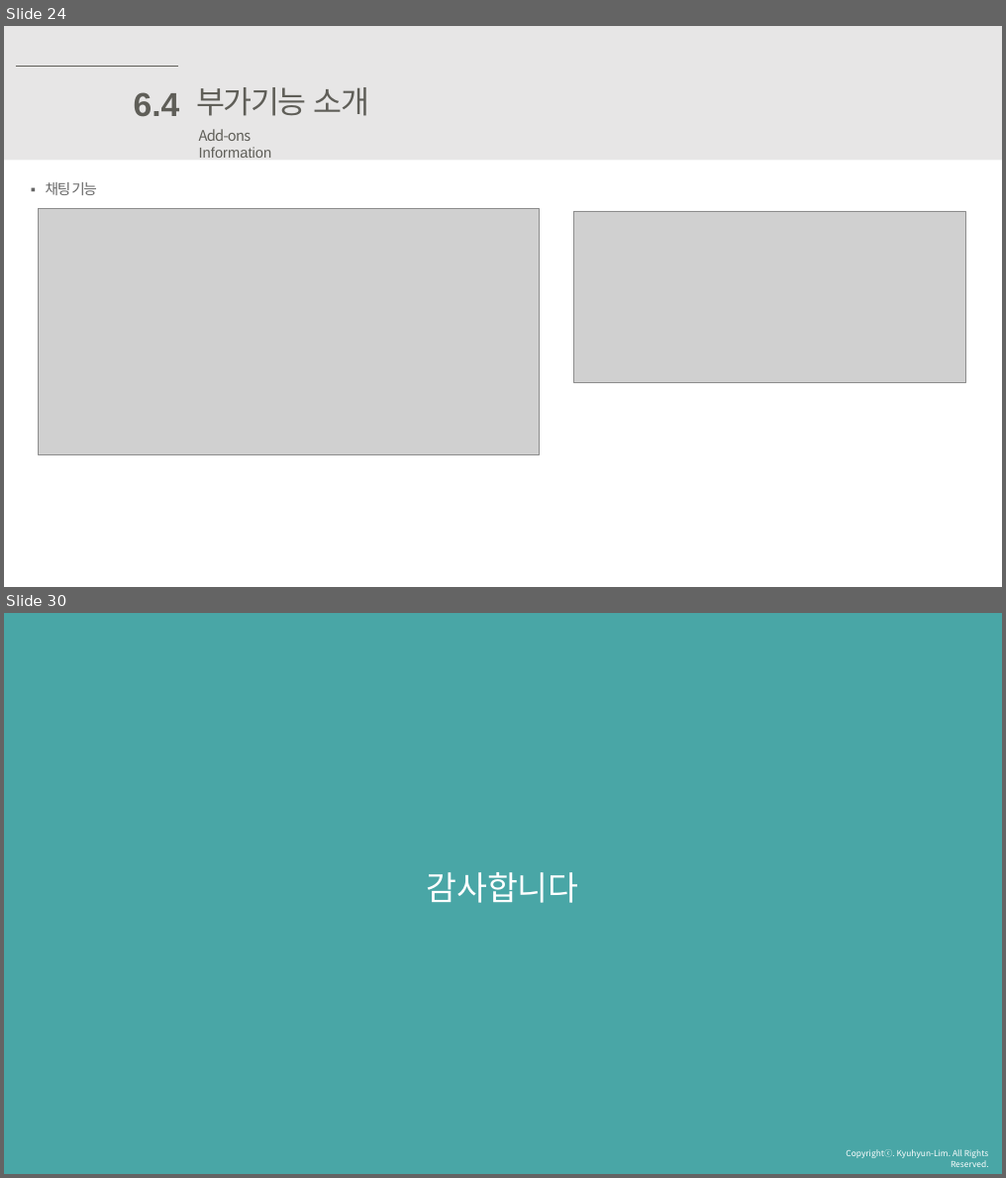
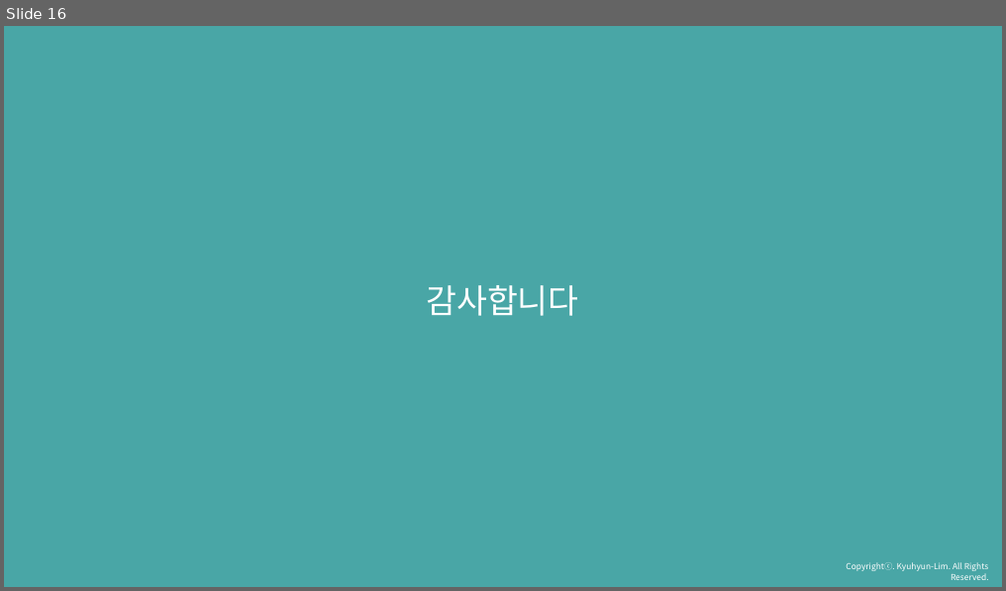
Before and after one commit to thlim008/Web_Project, a slide deck: selfportfolio-2018.pptx. Shown one above the other, each under a label of ours: slides 24 and 30 before the commit, slide 16 after it; the slides between them are not shown. The pictures are 1006x1178 and 1006x591 pixels, drawn with LibreOffice and Linux fonts; fonts in the diff are those of the drawing; grey boxes stand for pictures. Boxes give left, top, right and bottom in pixels: in the first picture for what was removed or moved away, otherwise in the second. Text is boxed around its words. In the diff, an @@ line names an element or a change of style, - is before the commit and + after.

```diff
--- a/selfportfolio-2018.pptx
+++ b/selfportfolio-2018.pptx
@@ slide 24 removed at (4,26,1002,587), background #FFFFFF @@
@@ rectangle removed at (4,26,1002,160) @@
@@ line removed from (15, 67) to (178, 67) @@
@@ text removed at (134,92,180,117) @@
-6.4
@@ text removed at (197,87,369,116) @@
-부가기능 소개
@@ text removed at (199,129,272,158) @@
-Add-ons Information
@@ text removed at (46,182,97,195) @@
-▪ 채팅 기능
@@ picture removed at (39,209,540,455) @@
@@ picture removed at (573,211,966,382) @@
@@ what was slide 30 is now slide 16 @@
```
Also in this commit, not shown: 8 slides changed, 13 other slides removed.
